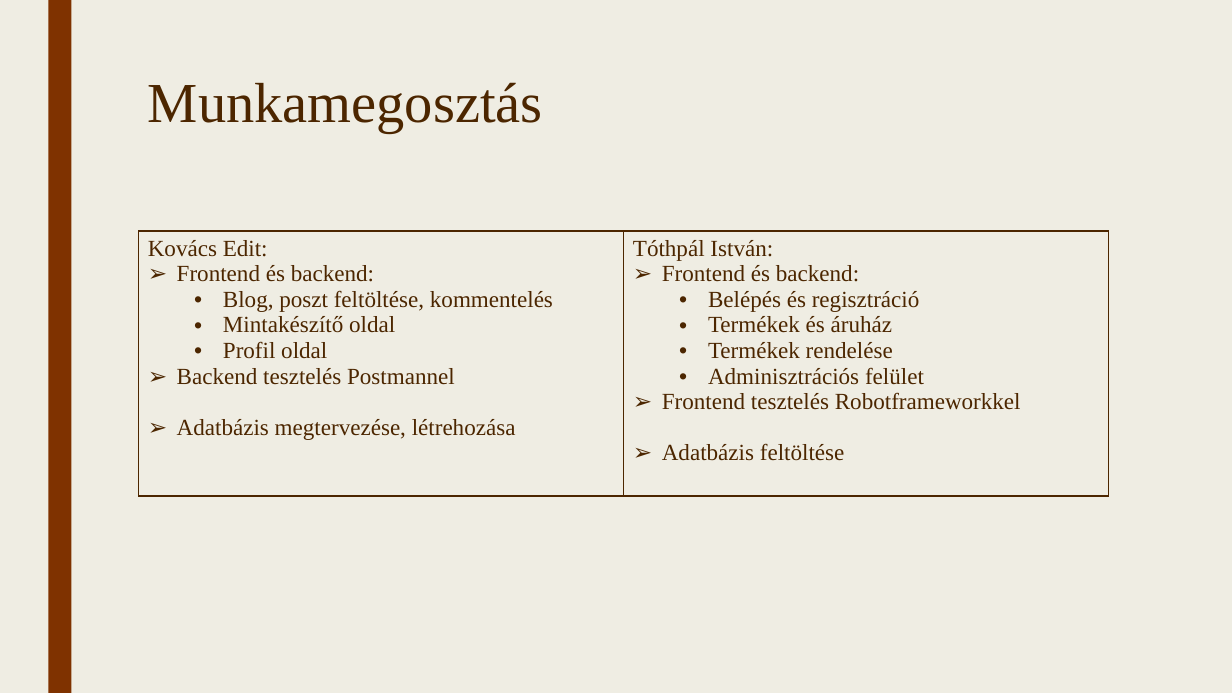
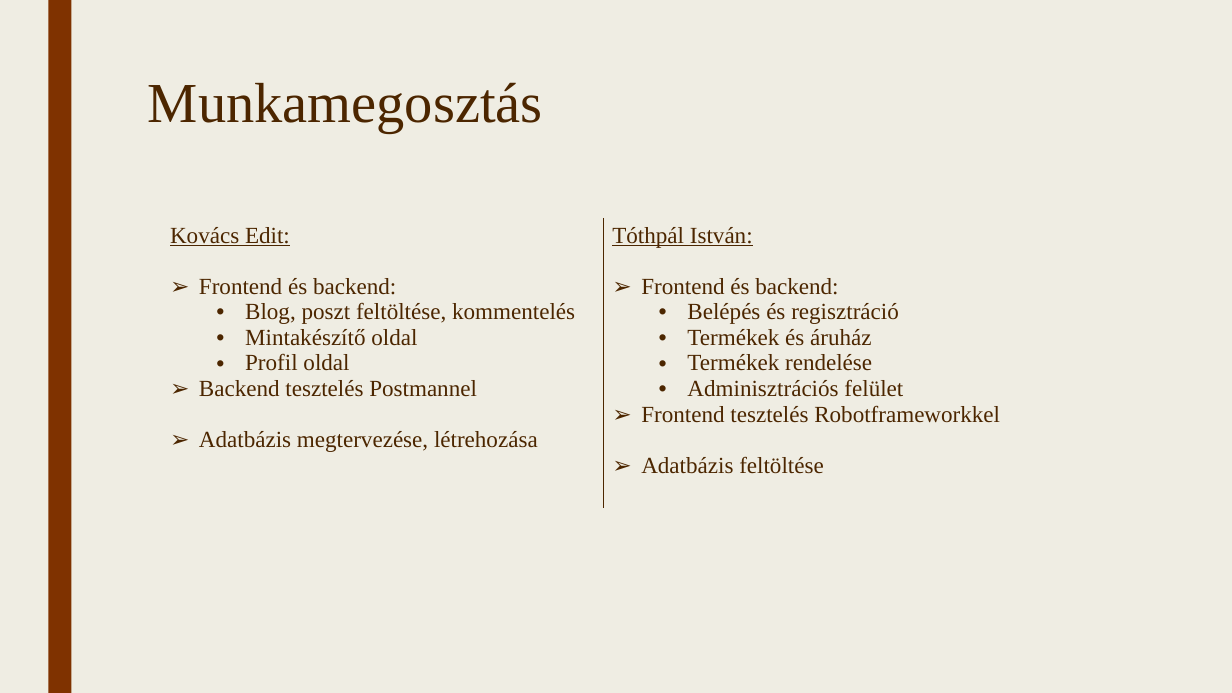
Before and after one commit to TothpalIstvano/13_S1_4_vizsgaremek, a slide deck: slide 11 of Fájlok/Bemutató.pptx. Drawn at 1232x693 pixels with LibreOffice and Linux fonts; fonts in the diff are those of the drawing. Boxes give left, top, right and bottom in pixels: in the first picture for what was removed or moved away, otherwise in the second. Text is boxed around its words. In the diff, an @@ line names an element or a change of style, - is before the commit and + after.

```diff
--- a/Fájlok/Bemutató.pptx
+++ b/Fájlok/Bemutató.pptx
@@ table at [161,218,1131,532] @@
@@ underline on in "Kovács Edit:", "Tóthpál István:" @@
@@ borders changed @@
@@ table: place and size @@
-table at [139,231,1109,518]
+table at [161,218,1131,532]
```
Also in this commit, not shown: 6 other slides changed, 3 slides added, 2 slides removed, 1 other file.
